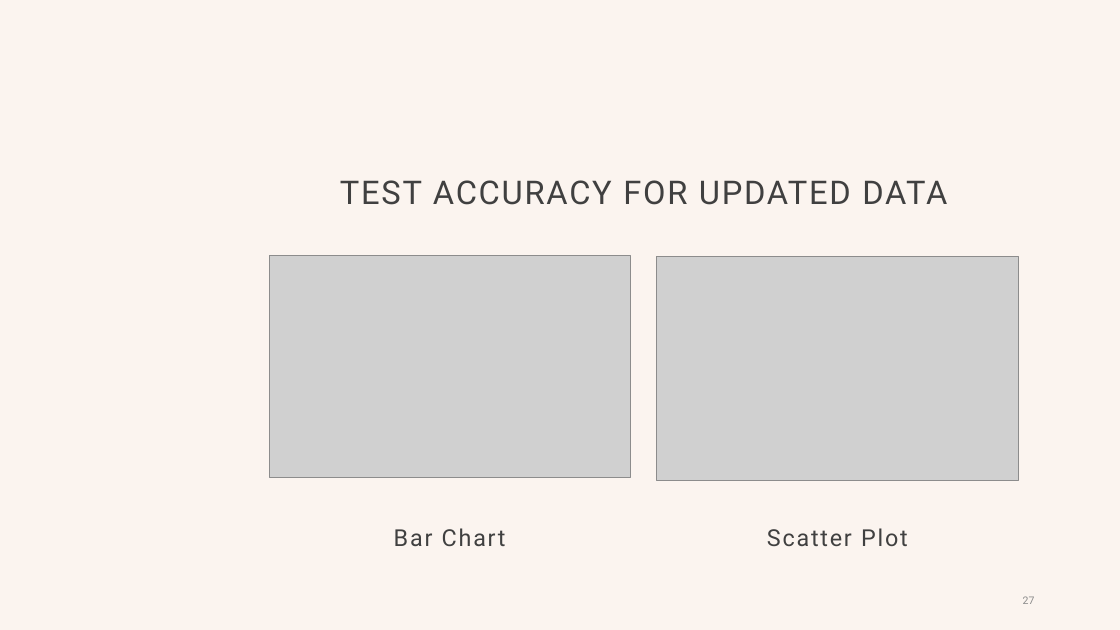
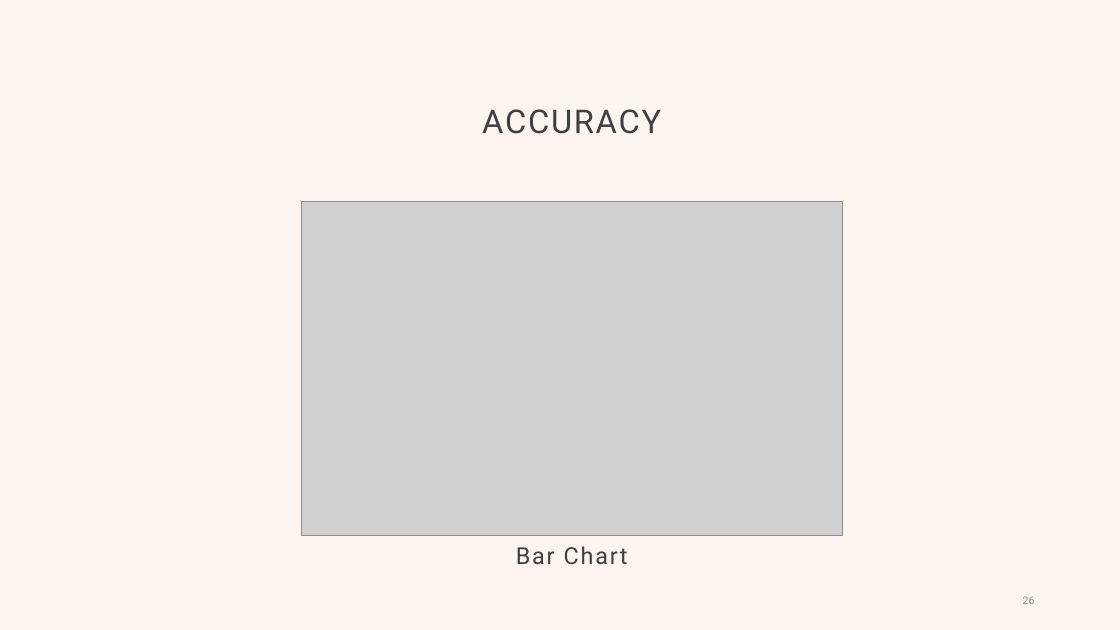
Before and after one commit to Hetansh-patel/Income-Prediction-With-R, a slide deck: slide 26 of R Project.pptx (slide 27 before the commit). Drawn at 1120x630 pixels with LibreOffice and Linux fonts; fonts in the diff are those of the drawing; grey boxes stand for pictures; background and template pictures are left out. Boxes give left, top, right and bottom in pixels: in the first picture for what was removed or moved away, otherwise in the second. Text is boxed around its words. In the diff, an @@ line names an element or a change of style, - is before the commit and + after.

```diff
--- a/R Project.pptx
+++ b/R Project.pptx
@@ title at <box>482,109,661,134</box>: text changed @@
-TEST ACCURACY FOR UPDATED DATA
+ACCURACY
@@ picture added at <box>302,202,843,536</box> @@
@@ picture removed at <box>270,255,630,478</box> @@
@@ picture removed at <box>656,256,1018,480</box> @@
@@ text "Bar Chart": place and size @@
-text "Bar Chart" at <box>394,528,506,546</box>
+text "Bar Chart" at <box>516,546,628,564</box>
@@ text removed at <box>767,528,908,546</box> @@
-Scatter Plot
@@ page number at <box>1023,596,1035,604</box>: text changed @@
-27
+26
```
Also in this commit, not shown: 8 other slides changed, 11 slides added, 13 slides removed.
